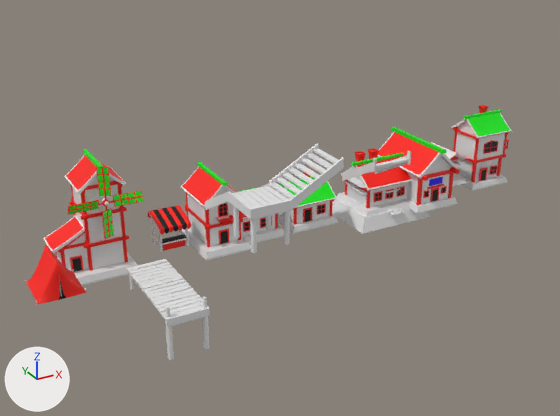
Two versions of the FBX model Assets/World/card_town.fbx, one commit apart.
Rendered twice from a 50 mm camera at (-39.3, -42.6, 21.8) aimed at (-21.6, -10.4, 5.7). The lights are fixed; the arrows at lower left show +X, +Y and +Z. The older version comes first. Where no turn or scale is listed for an object, it has been applied to the vertices. Vertices at exactly the same position are counted once.

The first picture shows 'beach_stairs_struct', 'beach_stairs_top', 'dock_main', 'dock_struct', 'fox_tent', 'house2_body.001', 'house2_foundation', 'house3_front_roof', 'house4_body', 'house4_mill', 'house4_roof', 'house5_body', 'temple_foundation' and 46 more.
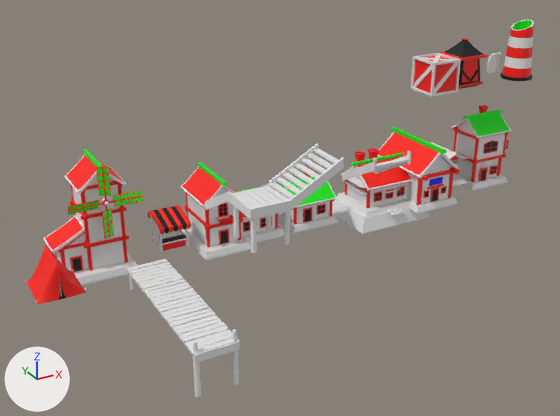
Boxes [x1, y1, x2, y2] around the edits, measured in the pictures (560 x 416 px; the box of a moved part takes in the faces that stretch with it):
'dock_main', reshaped (35% wider, 56% taller): before [126, 259, 210, 321]; after [126, 259, 240, 356]
'dock_struct', reshaped (37% wider, 43% taller): before [129, 274, 210, 360]; after [129, 274, 240, 397]
'lighthouse_crate', added: after [411, 53, 461, 97]
    faces in mat_material (white #e7e7e7): [411, 53, 461, 97]
    faces in mat_material_002 (red #ff1500): [414, 56, 457, 93]
'lighthouse', added: after [500, 19, 534, 81]
    faces in mat_material_002 (red #ff1500): [502, 27, 534, 78]
    faces in mat_material (white #e7e7e7): [504, 19, 534, 69]
    faces in mat_material_003 (green #00e70c): [512, 20, 533, 30]
'lighthouse_lantern', added: after [440, 38, 488, 89]
    faces in mat_material_001 (black #000000): [444, 40, 484, 89]
    faces in mat_material_002 (red #ff1500): [440, 38, 488, 88]
'lighthouse_lantern_light', added: after [459, 58, 480, 85]
    faces in mat_material_002 (red #ff1500): [462, 59, 478, 83]
    faces in mat_material_001 (black #000000): [459, 58, 480, 85]
'lighthouse_bot_door_middle', added: after [489, 56, 497, 73]
'lighthouse_bot_door', added: after [487, 54, 499, 73]
part 1 of me_cube, added: after [178, 322, 226, 340]
part 2 of me_cube, added: after [166, 308, 240, 356]
part 3 of me_cube_065, moved or reshaped: before [202, 296, 210, 349]; after [232, 329, 239, 385]
part 4 of me_cube_065, moved or reshaped: before [167, 308, 210, 327]; after [194, 341, 240, 363]
part 5 of me_cube_065, moved or reshaped: before [165, 306, 174, 360]; after [193, 340, 201, 397]

The change, as a diff of the scene's bpy script:
```diff
--- a/Assets/World/card_town.fbx.py
+++ b/Assets/World/card_town.fbx.py
@@ me_cube_065 @@
-me_cube_065.from_pydata(...)  # 220 vertices, 174 faces; spans x -0.98..0.98, y -5.09..0.09, z -2.06..0.53
+me_cube_065.from_pydata(...)  # 220 vertices, 174 faces; spans x -0.98..0.98, y -8.06..0.09, z -2.06..0.53
+# me_cube_065 part 3: the loose piece of 72 vertices spanning x 0.71..0.98, y -5.0..-4.74, z -2.06..0.53 is moved by (0.0, -2.97, 0.0)
+# me_cube_065 part 4: the loose piece of 12 vertices spanning x -0.96..0.96, y -5.09..-5.02, z -0.32..0.04 is moved by (0.0, -2.97, 0.0)
+# me_cube_065 part 5: the loose piece of 72 vertices spanning x -0.98..-0.71, y -5.0..-4.74, z -2.06..0.53 is moved by (0.0, -2.97, 0.0)
+# other edits to the shape of me_cube_065 do not show in these pictures
@@ me_cube @@
-me_cube.from_pydata(...)  # 128 vertices, 96 faces; spans x -1.02..1.02, y -5.02..0.16, z -0.06..0.06
+me_cube.from_pydata(...)  # 200 vertices, 150 faces; spans x -1.02..1.02, y -7.97..0.16, z -0.06..0.06
+# me_cube part 1: the loose piece of 8 vertices spanning x -1.01..1.02, y -4.06..-3.74, z -0.05..0.06 is copied, and the copy is scaled about its middle by 0.998, then moved by (0.0, -2.62, 0.0); it spans x -1.01..1.02, y -6.67..-6.36, z -0.05..0.06
+# me_cube part 2: 64 vertices added at x -1.01..1.02, y -7.97..-5.06, z -0.06..0.06
@@ ob_lighthouse_lantern_light @@
+ob_lighthouse_lantern_light = bpy.data.objects.new('lighthouse_lantern_light', me_cube_018)  # 224 vertices, 216 faces; spans x -0.85..0.85, y -0.85..0.85, z -0.64..0.93; in mat_material_001 (black #000000), mat_material_002 (red #ff1500)
+ob_lighthouse_lantern_light.location = (-6.82, -6.69, 10.42)
@@ ob_lighthouse_lantern @@
+ob_lighthouse_lantern = bpy.data.objects.new('lighthouse_lantern', me_cube_100_1)  # 68 vertices, 64 faces; spans x -1.02..1.02, y -1.02..1.02, z -1.79..1.07; in mat_material_001 (black #000000), mat_material_002 (red #ff1500)
+ob_lighthouse_lantern.location = (-6.82, -6.69, 11.3)
@@ ob_lighthouse_crate @@
+ob_lighthouse_crate = bpy.data.objects.new('lighthouse_crate', me_cube_066_1)  # 318 vertices, 328 faces; spans x -1.0..1.0, y -1.0..1.0, z -1.0..1.0; in mat_material (white #e7e7e7), mat_material_002 (red #ff1500)
+ob_lighthouse_crate.location = (-8.9, -6.69, 10.42)
@@ ob_lighthouse_bot_door_middle @@
+ob_lighthouse_bot_door_middle = bpy.data.objects.new('lighthouse_bot_door_middle', me_cube_098_1)  # 36 vertices, 38 faces; spans x -0.319..0.319, y -0.011..0.011, z -0.426..0.654
+ob_lighthouse_bot_door_middle.location = (-4.32, -6.69, 10.42)
@@ ob_lighthouse_bot_door @@
+ob_lighthouse_bot_door = bpy.data.objects.new('lighthouse_bot_door', me_cube_097_1)  # 52 vertices, 51 faces; spans x -0.418..0.418, y -0.059..0.059, z -0.425..0.758
+ob_lighthouse_bot_door.location = (-4.32, -6.69, 10.42)
@@ ob_lighthouse @@
+ob_lighthouse = bpy.data.objects.new('lighthouse', me_cylinder_006_1)  # 401 vertices, 372 faces; spans x -1.0..1.0, y -1.0..1.0, z -1.0..2.62; in mat_material (white #e7e7e7), mat_material_002 (red #ff1500), mat_material_001 (black #000000), mat_material_003 (green #00e70c)
+ob_lighthouse.location = (-2.18, -6.69, 10.42)
```
